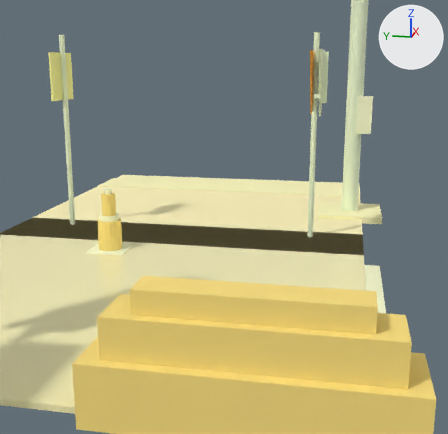
A saved change to the glTF model exports/gltf/scene_wet_road_braking.glb.
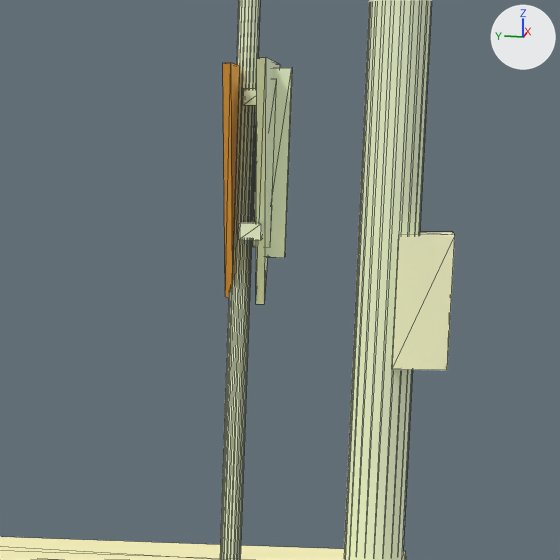
Each version is shown from a camera (50 mm lens) standing at (-4.87, -1.8, 1.88) and looking at (1.2, -0.58, 0.36), then close up on the part from 56% to 90% of the width and 8% to 43% of the height. The lights are fixed; the arrows at upper right show +X, +Y and +Z. The older version's two pictures come first. The close-ups show mesh edges as thin lines.

Objects in the first close-up: 'apron', 'back_plate', 'clamp_0', 'gutter', 'plate_base_00', 'pole', 'pole.001', 'service_can', 'stiffener_0' and 2 more.
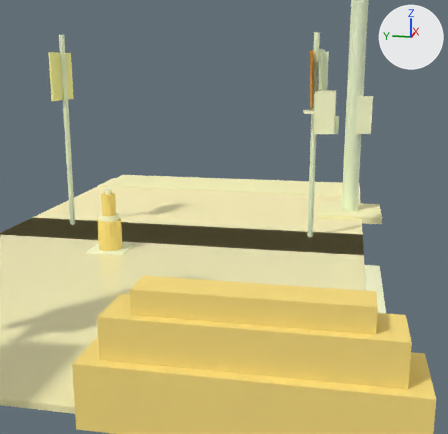
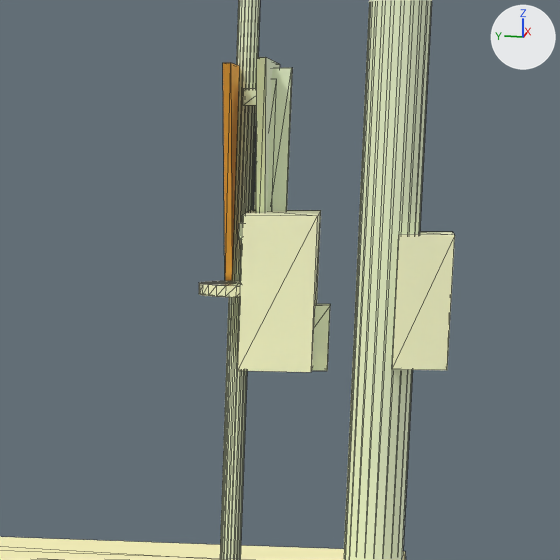
Where the change shows, as pixel boxes (x1, y1, x2, y2) in the close-ups (560 x 560 px):
'housing.001', added (beige)
    after: (238, 210, 321, 372)
'bracket.001', added (pale green)
    after: (312, 304, 330, 371)
'lens_beacon_amber', added (beige)
    after: (199, 281, 241, 297)

Patch to the scene script:
```diff
--- a/exports/gltf/scene_wet_road_braking.glb.py
+++ b/exports/gltf/scene_wet_road_braking.glb.py
@@ me_bracket_001 @@
+me_bracket_001.from_pydata(...)  # a box spanning x 1.619..1.681, y -1.69..-1.57, z 1.19..1.37
+me_bracket_001.materials.append(mat_mat_metal_galvanized)  # pale green #f3ffda
@@ me_lens_beacon_amber @@
+me_lens_beacon_amber.from_pydata(...)  # a 24-sided cylinder along z spanning x 1.54..1.76, y -1.545..-1.325, z 1.395..1.425
+me_lens_beacon_amber.materials.append(mat_mat_signal_lens_yellow_off)  # beige #fcffd5
@@ me_housing_001 @@
+me_housing_001.from_pydata(...)  # a box spanning x 1.48..1.82, y -1.65..-1.45, z 1.2..1.62
+me_housing_001.materials.append(mat_mat_signal_housing)  # beige #fdffd4
@@ ob_bracket_001 @@
+ob_bracket_001 = bpy.data.objects.new('bracket.001', me_bracket_001)
+ob_bracket_001.location = (0.0, 0.0, 0.0)
@@ ob_lens_beacon_amber @@
+ob_lens_beacon_amber = bpy.data.objects.new('lens_beacon_amber', me_lens_beacon_amber)
+ob_lens_beacon_amber.location = (0.0, 0.0, 0.0)
@@ ob_housing_001 @@
+ob_housing_001 = bpy.data.objects.new('housing.001', me_housing_001)
+ob_housing_001.location = (0.0, 0.0, 0.0)
```
